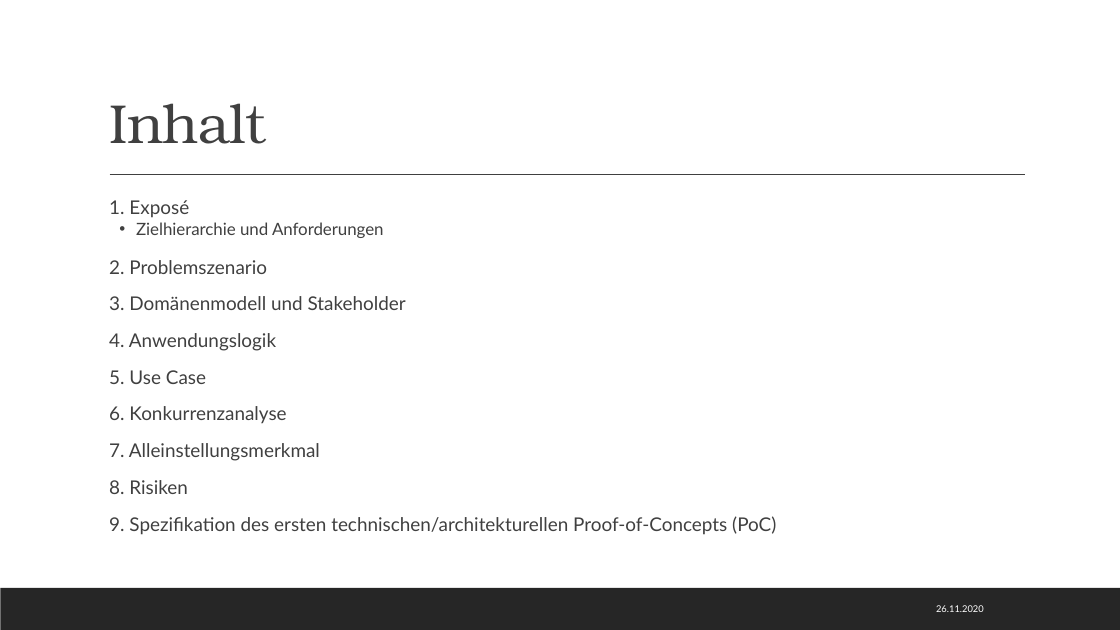
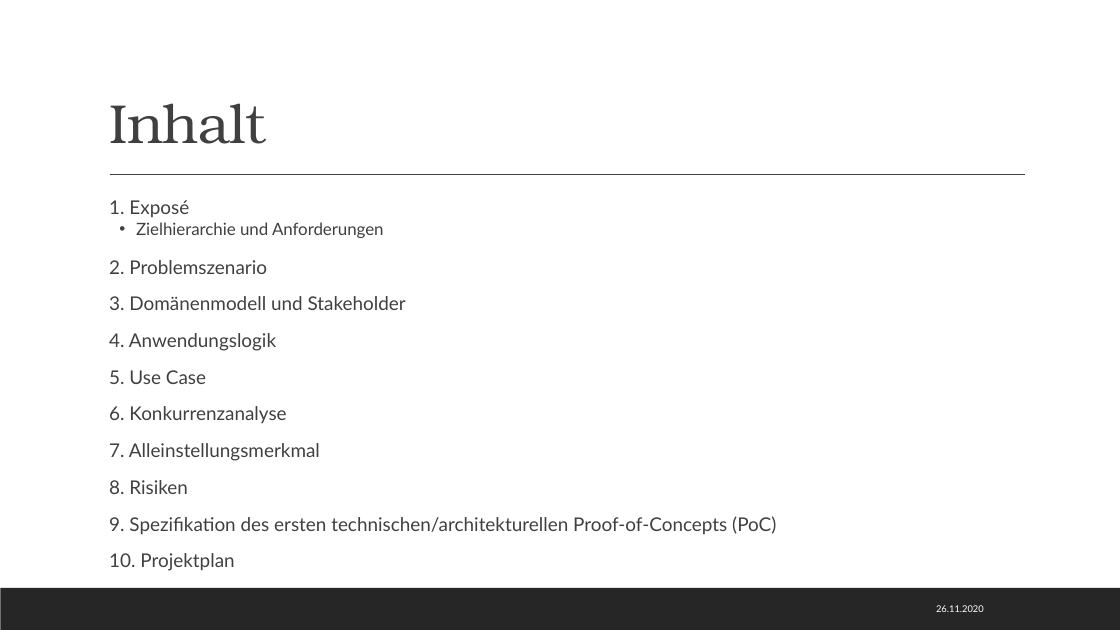
Before and after one commit to Kplacken/EPWS2020SerttasPlackenhohn, a slide deck: slide 3 of Audit 1/WS2020_SerttasPlackenhohn_Audit1.pptx. Drawn at 1120x630 pixels with LibreOffice and Linux fonts; fonts in the diff are those of the drawing. Boxes give left, top, right and bottom in pixels: in the first picture for what was removed or moved away, otherwise in the second. Text is boxed around its words. In the diff, an @@ line names an element or a change of style, - is before the commit and + after.

```diff
--- a/Audit 1/WS2020_SerttasPlackenhohn_Audit1.pptx
+++ b/Audit 1/WS2020_SerttasPlackenhohn_Audit1.pptx
@@ text at (109,553,234,571): paragraph added @@
+  10. Projektplan
```
Also in this commit, not shown: 1 slide added.
